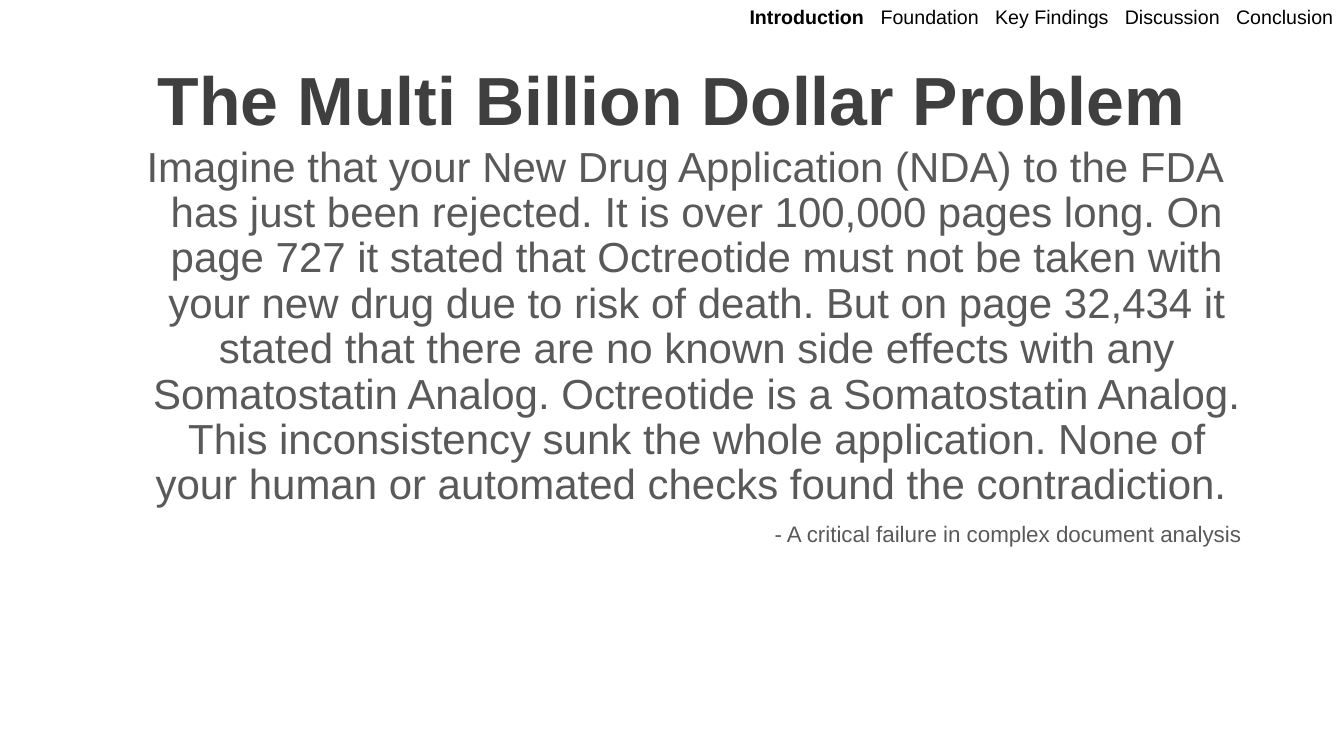
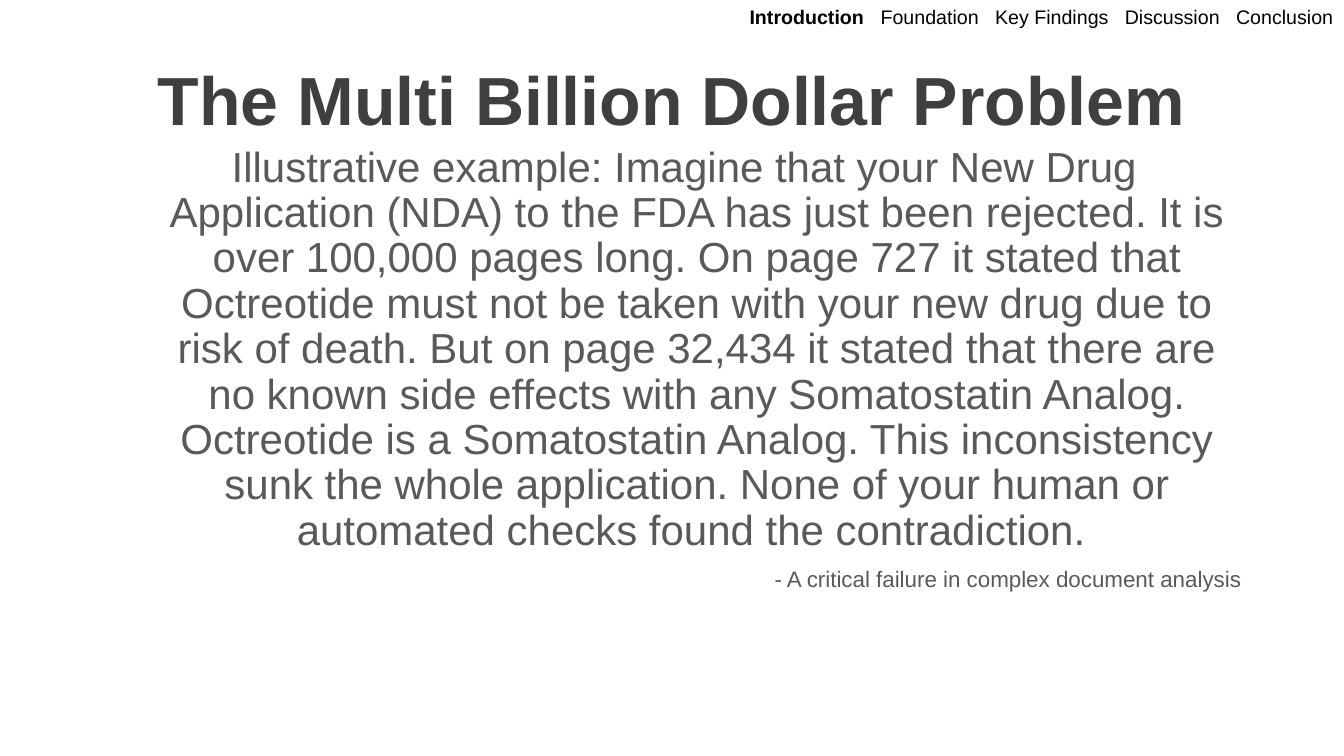
Before and after one commit to OwlSaver/GWU, a slide deck: slide 4 of Praxis/Defense/Wacey Praxis Defense.pptx (slide 3 before the commit). Drawn at 1344x756 pixels with LibreOffice and Linux fonts; fonts in the diff are those of the drawing; background and template pictures are left out. Boxes give left, top, right and bottom in pixels: in the first picture for what was removed or moved away, otherwise in the second. Text is boxed around its words. In the diff, an @@ line names an element or a change of style, - is before the commit and + after.

```diff
--- a/Praxis/Defense/Wacey Praxis Defense.pptx
+++ b/Praxis/Defense/Wacey Praxis Defense.pptx
@@ text at [170,151,1223,546]: text changed @@
-Imagine that your New Drug Application (NDA) to the FDA has just been rejected. It is over 100,000 pages long. On page 727 it stated that Octreotide must not be taken with your new drug due to risk of death. But on page 32,434 it stated that there are no known side effects with any Somatostatin Analog. Octreotide is a Somatostatin Analog. This inconsistency sunk the whole application. None of your human or automated checks found the contradiction.
+Illustrative example: Imagine that your New Drug Application (NDA) to the FDA has just been rejected. It is over 100,000 pages long. On page 727 it stated that Octreotide must not be taken with your new drug due to risk of death. But on page 32,434 it stated that there are no known side effects with any Somatostatin Analog. Octreotide is a Somatostatin Analog. This inconsistency sunk the whole application. None of your human or automated checks found the contradiction.
```
Also in this commit, not shown: 16 other slides changed, 9 slides added, 2 other files.
